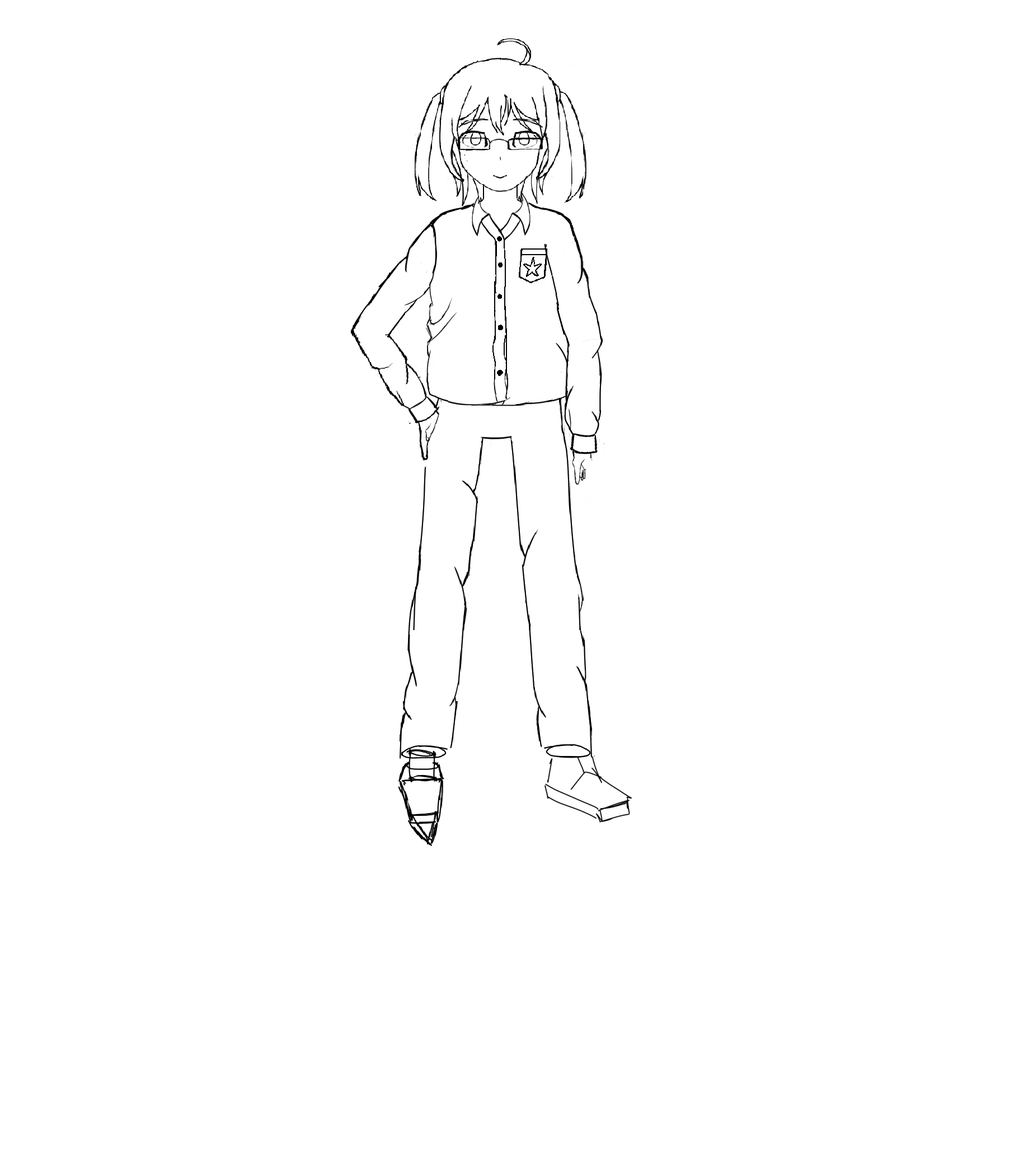
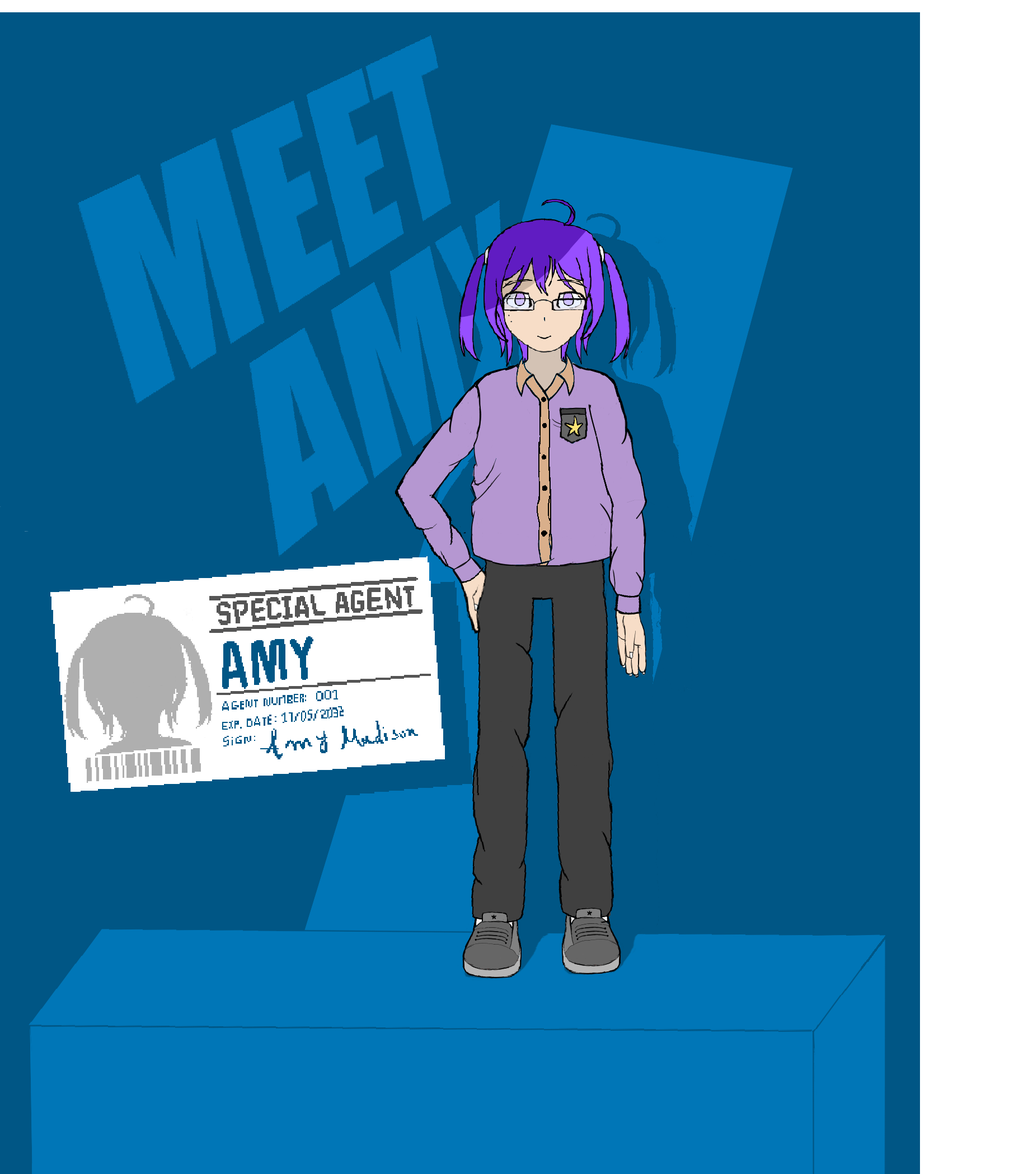
Two versions of the same layered image (1014×1174). Layer-by-layer changes:
added group "AMY" with 48 layers above "Amy shadow" over (x1=324, y1=158, x2=894, y2=1042)
added layer "patches" in group "AMY" over (x1=474, y1=196, x2=618, y2=949)
moved "HANDS" into group "AMY" over (x1=390, y1=12, x2=654, y2=949)
painted on "right hand" (1st of 2, in "AMY" › "HANDS") over (x1=465, y1=12, x2=654, y2=690)
moved "ROPA" into group "AMY" over (x1=306, y1=122, x2=781, y2=687)
painted on "nuevo cuello" over (x1=440, y1=122, x2=771, y2=463)
painted on "botones ropa" (1st of 2, in "AMY" › "ROPA") over (x1=417, y1=167, x2=641, y2=652)
painted on "body" over (x1=306, y1=167, x2=781, y2=687)
moved "BODY" into group "AMY" over (x1=308, y1=339, x2=703, y2=966)
painted on "pants" (1st of 2, in "AMY" › "BODY") over (x1=308, y1=339, x2=703, y2=966)
moved "SHOES" into group "AMY" over (x1=324, y1=439, x2=687, y2=1042)
moved "HEAD" into group "AMY" over (x1=392, y1=12, x2=894, y2=661)
painted on "hair" over (x1=392, y1=53, x2=688, y2=394)
added group "PINTURA" with 15 layers in group "AMY" over (x1=356, y1=196, x2=690, y2=985)
added layer "Tshirt paint" in group "PINTURA" over (x1=366, y1=339, x2=654, y2=663)
added layer "pants" (2nd of 2, in "AMY" › "PINTURA") in group "PINTURA" over (x1=438, y1=518, x2=654, y2=949)
added layer "Amy shadow" (2nd of 2) above "amy" over (x1=331, y1=157, x2=870, y2=1126)
added layer "amy" above "meet" over (x1=201, y1=180, x2=524, y2=611)
added layer "meet" above "floor" over (x1=42, y1=12, x2=473, y2=681)
added layer "floor" above "Badge" over (x1=0, y1=876, x2=921, y2=1174)
added layer "Badge" above "badge shadow" over (x1=0, y1=300, x2=502, y2=838)
added layer "badge shadow" above "BG item" over (x1=0, y1=321, x2=525, y2=859)
added layer "BG item" above "Background" over (x1=156, y1=102, x2=838, y2=1106)
painted on "Background" over (x1=0, y1=12, x2=921, y2=1174)
…and 30 more changes (16 added, 9 moved_by, 3 painted, 2 removed, 1 stack)
